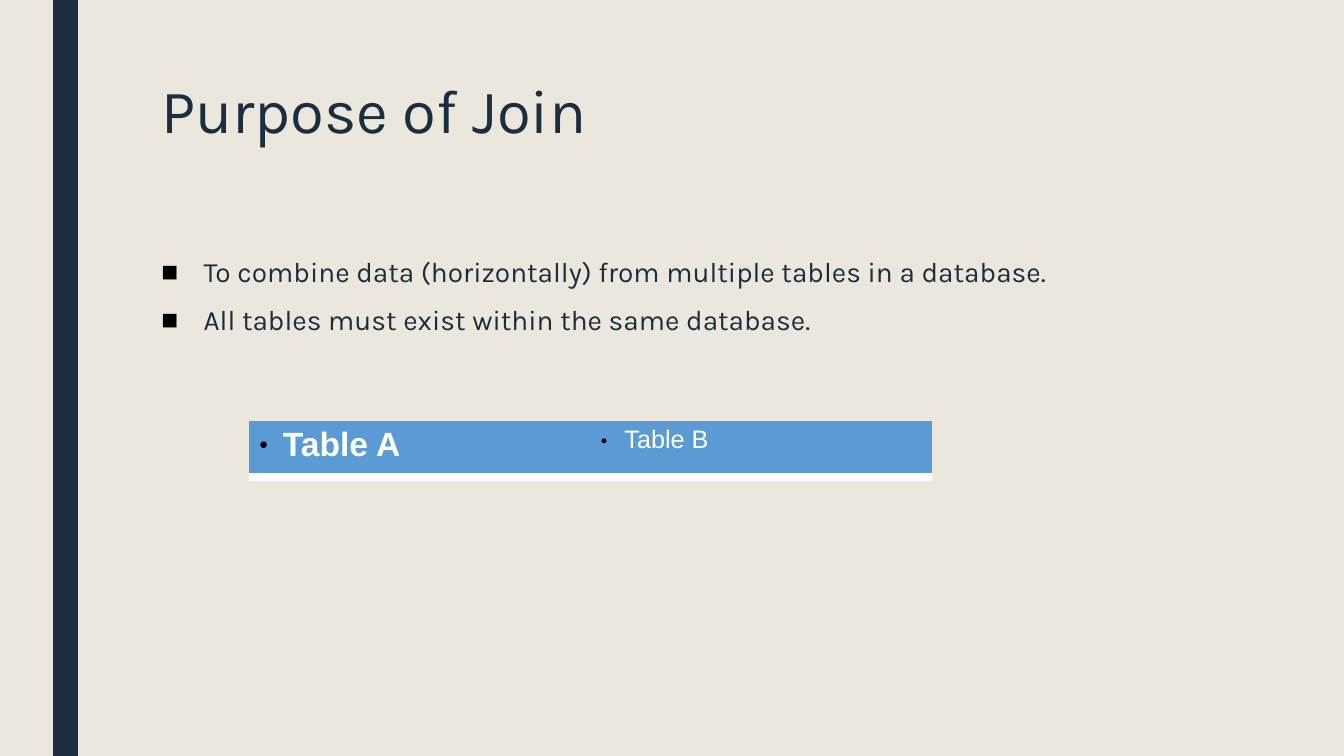
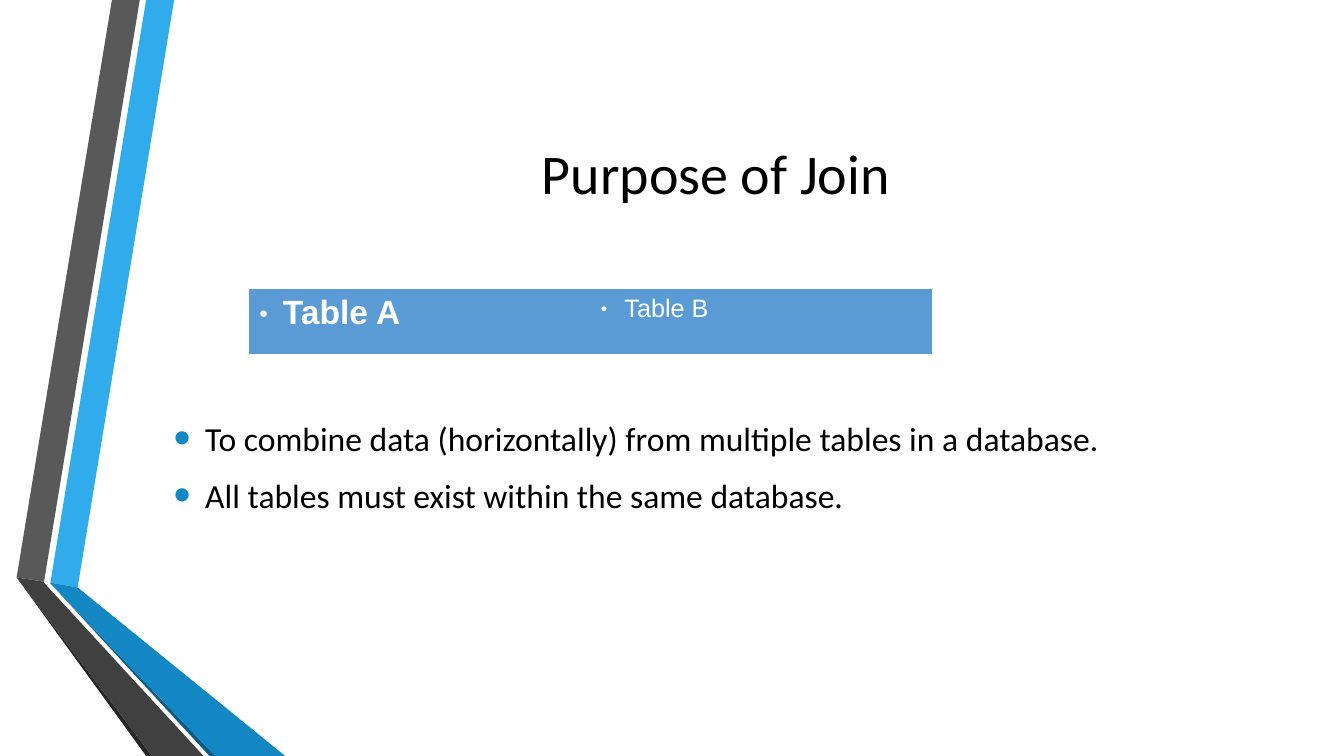
Before and after one commit to MGIS-UMN/GIS5577_week4, a slide deck: slide 7 of Advanced_DB_queries.odp. Drawn at 1344x756 pixels with LibreOffice and Linux fonts; fonts in the diff are those of the drawing; background and template pictures are left out. Boxes give left, top, right and bottom in pixels: in the first picture for what was removed or moved away, otherwise in the second. Text is boxed around its words. In the diff, an @@ line names an element or a change of style, - is before the commit and + after.

```diff
--- a/Advanced_DB_queries.odp
+++ b/Advanced_DB_queries.odp
@@ background #EBE7DD to picture (left out) @@
@@ freeform shape removed at box(52, 0, 78, 756) @@
@@ title "Purpose of Join": place and size @@
-title "Purpose of Join" at box(161, 90, 586, 148)
+title "Purpose of Join" at box(542, 155, 890, 203)
@@ title "Purpose of Join" at box(542, 155, 890, 203): size 44 to 40 pt, font Karla to Calibri, text colour #1A2E40 to #000000; alignment left to centre; line spacing 0.89 to 1; vertical alignment top to middle @@
@@ text "To combine data (horizontally) from ...": place and size @@
-text "To combine data (horizontally) from ..." at box(204, 262, 1046, 331)
+text "To combine data (horizontally) from ..." at box(205, 426, 1098, 509)
@@ text "To combine data (horizontally) from ..." at box(205, 426, 1098, 509): size 20 to 24 pt, font Karla to Calibri, text colour #1A2E40 to #000000; bullet ■ to •; line spacing 0.94 to 1; bullet colour #000000 to #1287C3; vertical alignment top to middle @@
@@ table at box(249, 289, 933, 358) @@
@@ bullet colour #000000 to #FFFFFF @@
@@ table: place and size @@
-table at box(249, 421, 933, 463)
+table at box(249, 289, 933, 358)
@@ group added at box(16, 0, 285, 756): 6 freeform shapes @@
```
Also in this commit, not shown: 32 other slides changed.
